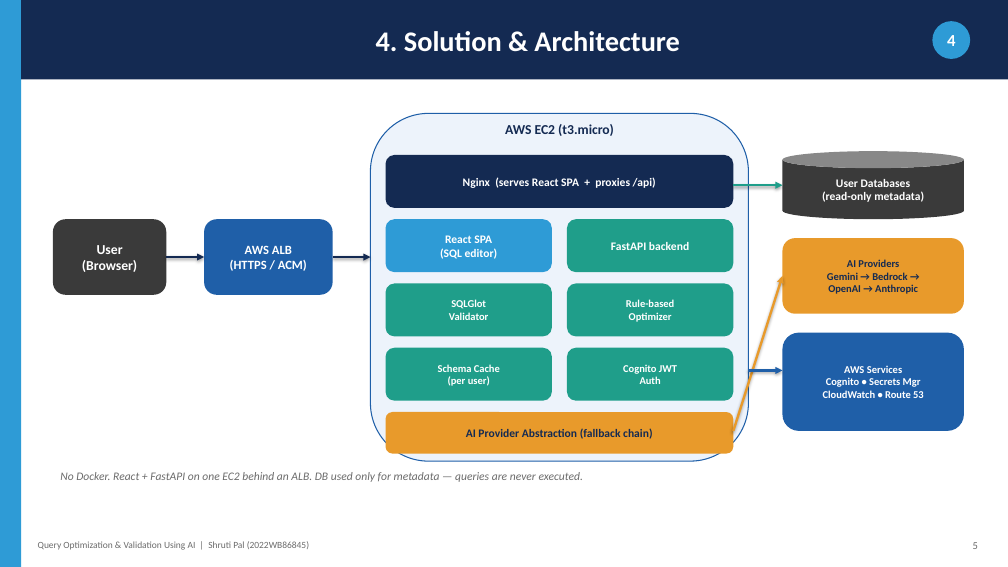
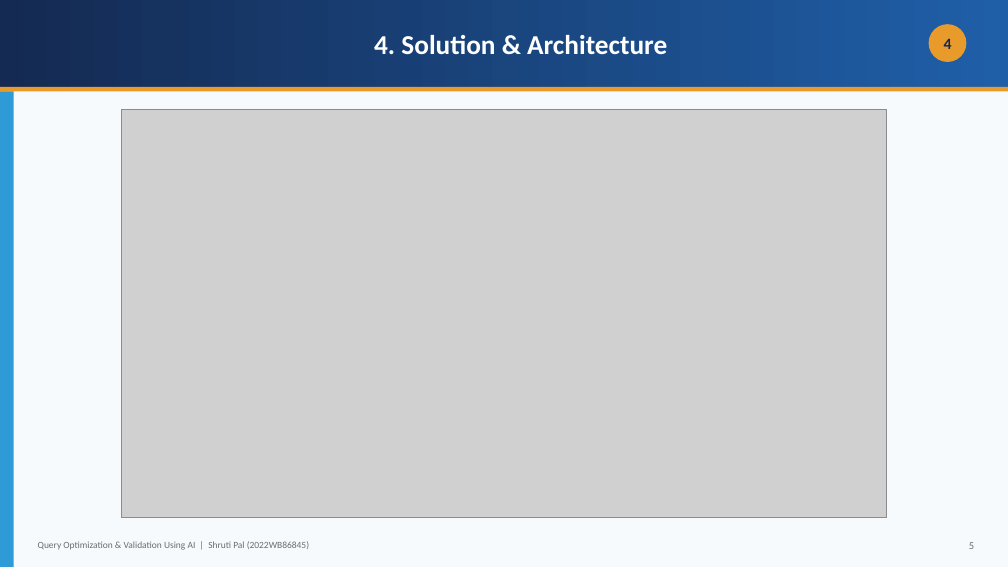
Before and after one commit to shreyanshx/AI-Query-Analyser-Validator, a slide deck: slide 6 of 2022wb86845 Dissertation Presentation.pptx. Drawn at 1008x567 pixels with LibreOffice and Linux fonts; fonts in the diff are those of the drawing; grey boxes stand for pictures. Boxes give left, top, right and bottom in pixels: in the first picture for what was removed or moved away, otherwise in the second. Text is boxed around its words. In the diff, an @@ line names an element or a change of style, - is before the commit and + after.

Commit message:
docs: redesign deck with gradient theme + image-based architecture/data-flow diagrams
Replace flat solid-colour slides with a gradient/layered theme and varied layouts. Architecture and data-flow diagrams are now rendered PNG images (embedded, not pptx shapes), with editable draw.io (.drawio) sources in assets/.

```diff
--- a/2022wb86845 Dissertation Presentation.pptx
+++ b/2022wb86845 Dissertation Presentation.pptx
@@ rectangle "4. Solution & Architecture": place and size @@
-rectangle "4. Solution & Architecture" at box(21, 0, 1008, 79)
+rectangle "4. Solution & Architecture" at box(0, 0, 1008, 87)
@@ rectangle "4. Solution & Architecture" at box(0, 0, 1008, 87): size 27 to 26 pt; fill #142A52 to gradient #142A52 to #1F5FA8 @@
@@ rectangle added at box(0, 0, 1008, 567), fill #F7FAFD @@
@@ ellipse "4": place and size @@
-ellipse "4" at box(932, 21, 970, 59)
+ellipse "4" at box(929, 24, 966, 62)
@@ ellipse "4" at box(929, 24, 966, 62): size 16 to 15 pt, text colour #FFFFFF to #142A52; fill #2E9BD6 to #E89A2B @@
@@ rectangle added at box(0, 87, 1008, 91), fill #E89A2B @@
@@ rectangle: place and size @@
-rectangle at box(0, 0, 21, 567)
+rectangle at box(0, 91, 14, 567)
@@ picture added at box(121, 110, 887, 518) @@
@@ rounded rectangle removed at box(371, 113, 749, 461) @@
@@ text removed at box(505, 124, 614, 136) @@
-AWS EC2 (t3.micro)
@@ rounded rectangle removed at box(386, 155, 734, 208) @@
-Nginx (serves React SPA + proxies /api)
@@ cylinder removed at box(783, 151, 964, 219) @@
-User Databases
-(read-only metadata)
@@ arrow removed from (734, 185) to (783, 185) @@
@@ rounded rectangle removed at box(53, 219, 166, 295) @@
-User
-(Browser)
@@ rounded rectangle removed at box(204, 219, 333, 295) @@
-AWS ALB
-(HTTPS / ACM)
@@ rounded rectangle removed at box(386, 219, 552, 272) @@
-React SPA
-(SQL editor)
@@ rounded rectangle removed at box(567, 219, 734, 272) @@
-FastAPI backend
@@ rounded rectangle removed at box(783, 238, 964, 314) @@
-AI Providers
-Gemini → Bedrock →
-OpenAI → Anthropic
@@ arrow removed from (166, 257) to (204, 257) @@
@@ arrow removed from (333, 257) to (371, 257) @@
@@ rounded rectangle removed at box(386, 284, 552, 337) @@
-SQLGlot
-Validator
@@ rounded rectangle removed at box(567, 284, 734, 337) @@
-Rule-based
-Optimizer
@@ arrow removed from (734, 431) to (783, 276) @@
@@ rounded rectangle removed at box(386, 348, 552, 401) @@
-Schema Cache
-(per user)
@@ rounded rectangle removed at box(567, 348, 734, 401) @@
-Cognito JWT
-Auth
@@ rounded rectangle removed at box(783, 333, 964, 431) @@
-AWS Services
-Cognito • Secrets Mgr
-CloudWatch • Route 53
@@ arrow removed from (749, 371) to (783, 371) @@
@@ rounded rectangle removed at box(386, 412, 734, 454) @@
-AI Provider Abstraction (fallback chain)
@@ text removed at box(60, 472, 583, 482) @@
-No Docker. React + FastAPI on one EC2 behind an ALB. DB used only for metadata — queries are never executed.
@@ text "5": place and size @@
-text "5" at box(973, 542, 978, 549)
+text "5" at box(969, 542, 974, 549)
```
Also in this commit, not shown: 13 other slides changed, 4 other files.
